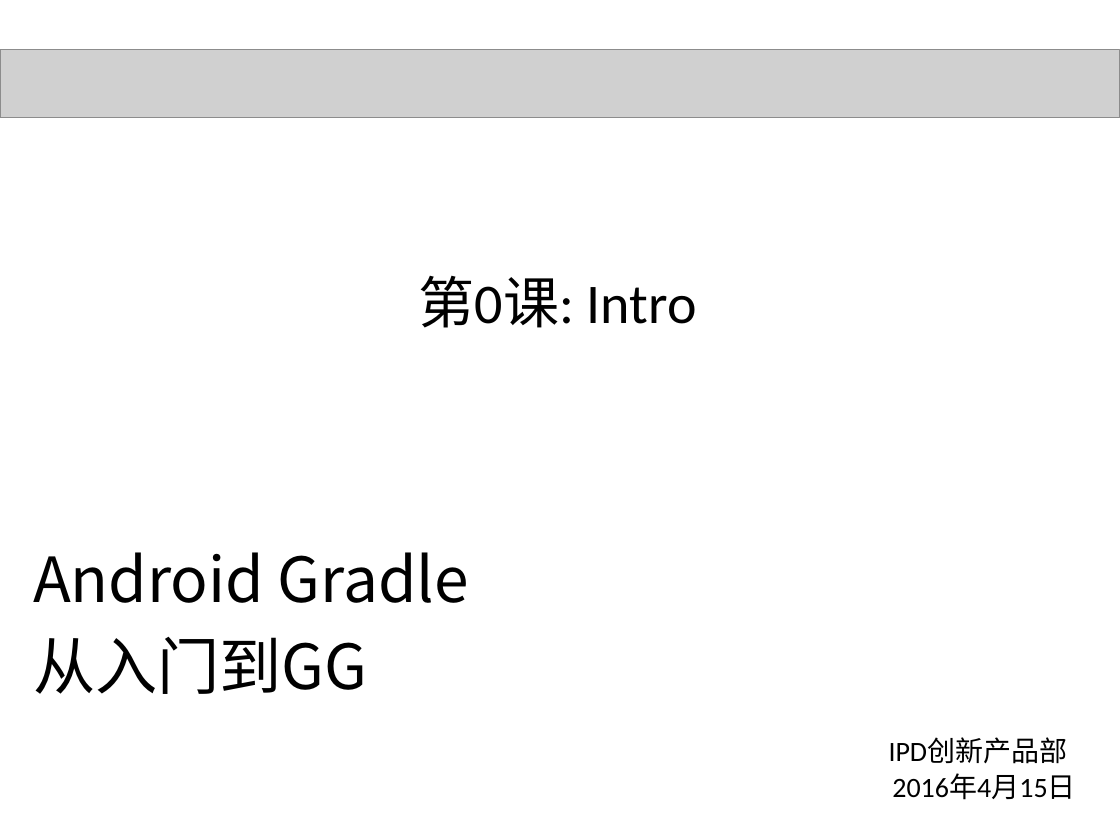
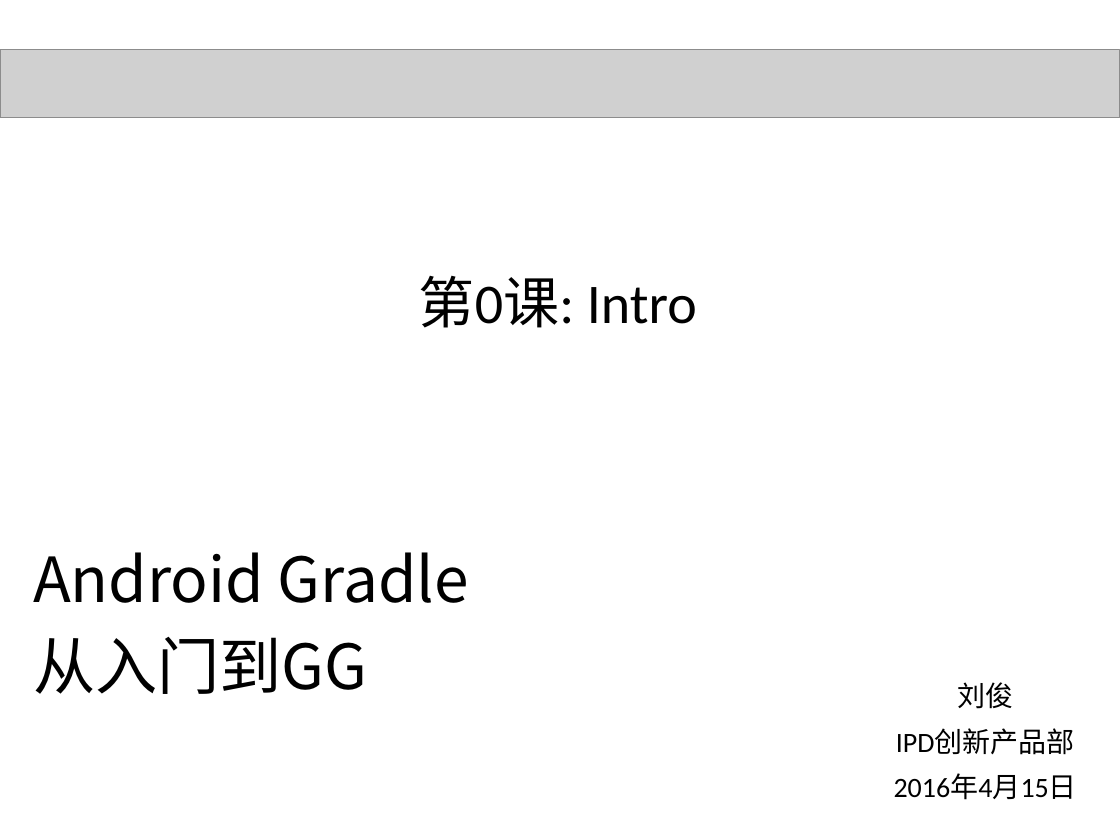
Before and after one commit to Jween/android-gradle-samples, a slide deck: slide 1 of presentations/Android Gradle 从入门到GG 0.pptx. Drawn at 1120x840 pixels with LibreOffice and Linux fonts; fonts in the diff are those of the drawing; grey boxes stand for pictures; background and template pictures are left out. Boxes give left, top, right and bottom in pixels: in the first picture for what was removed or moved away, otherwise in the second. Text is boxed around its words. In the diff, an @@ line names an element or a change of style, - is before the commit and + after.

```diff
--- a/presentations/Android Gradle 从入门到GG 0.pptx
+++ b/presentations/Android Gradle 从入门到GG 0.pptx
@@ text added at (957, 682, 1013, 709), 18 pt, text #000000 @@
+刘俊
@@ text "IPD创新产品部" at (896, 729, 1075, 755): alignment left to centre @@
@@ text "IPD创新产品部": place and size @@
-text "IPD创新产品部" at (889, 737, 1068, 764)
+text "IPD创新产品部" at (896, 729, 1075, 755)
@@ text "2016年4月15日" at (894, 774, 1077, 800): alignment left to centre @@
```
Also in this commit, not shown: 2 other slides changed.
